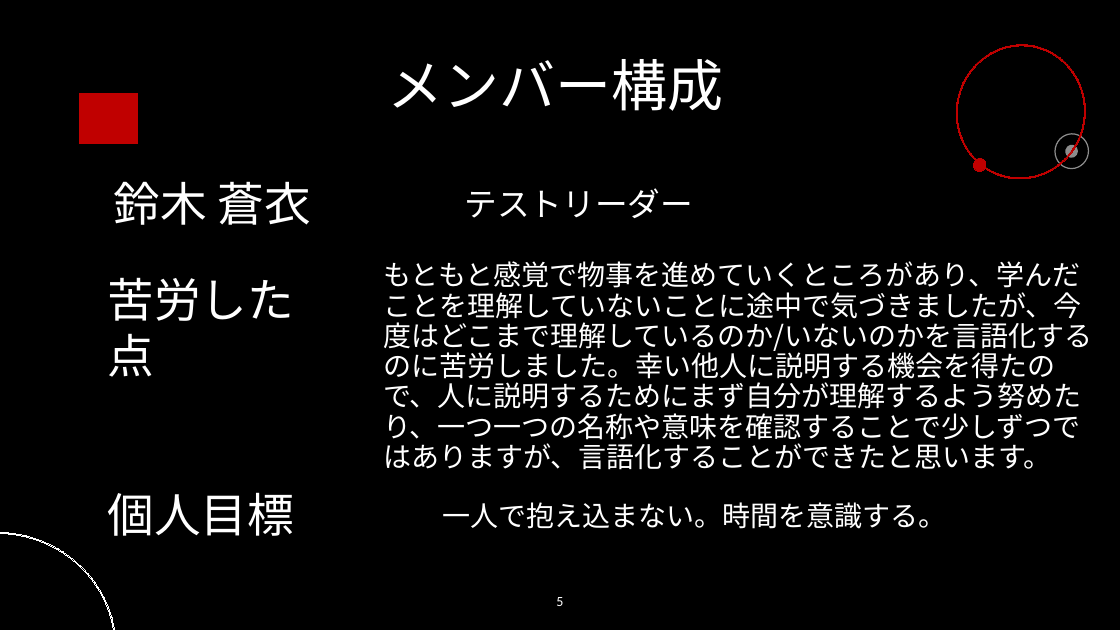
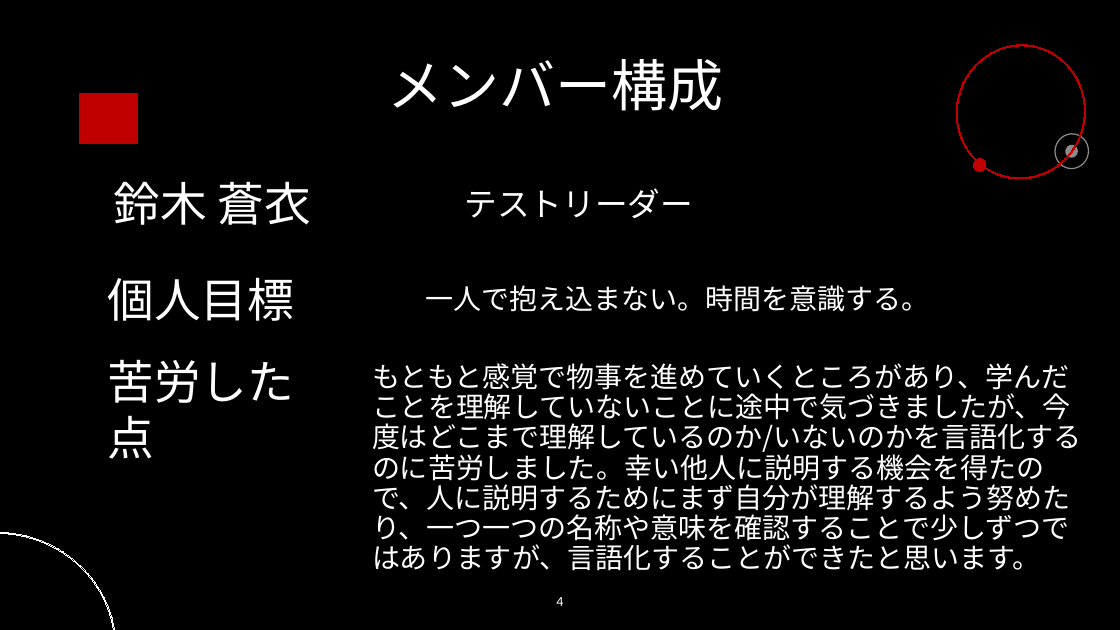
Before and after one commit to 2022java42-student022/document, a slide deck: slide 4 of 成果プレゼン資料/研修プレゼン - コピー.pptx (slide 5 before the commit). Drawn at 1120x630 pixels with LibreOffice and Linux fonts; fonts in the diff are those of the drawing; background and template pictures are left out. Boxes give left, top, right and bottom in pixels: in the first picture for what was removed or moved away, otherwise in the second. Text is boxed around its words. In the diff, an @@ line names an element or a change of style, - is before the commit and + after.

```diff
--- a/成果プレゼン資料/研修プレゼン - コピー.pptx
+++ b/成果プレゼン資料/研修プレゼン - コピー.pptx
@@ text "個人目標": place and size @@
-text "個人目標" at [107,492,294,536]
+text "個人目標" at [107,277,294,321]
@@ text "一人で抱え込まない。時間を意識する。": place and size @@
-text "一人で抱え込まない。時間を意識する。" at [442,502,946,529]
+text "一人で抱え込まない。時間を意識する。" at [426,285,930,312]
@@ text "苦労した点": place and size @@
-text "苦労した点" at [107,277,294,377]
+text "苦労した点" at [107,359,294,459]
@@ text "もともと感覚で物事を進めていくところがあり、学んだことを理解していないことに途中で気づきましたが、今度はどこまで理解して ...": place and size @@
-text "もともと感覚で物事を進めていくところがあり、学んだことを理解していないことに途中で気づきましたが、今度はどこまで理解して ..." at [383,261,1092,470]
+text "もともと感覚で物事を進めていくところがあり、学んだことを理解していないことに途中で気づきましたが、今度はどこまで理解して ..." at [372,363,1081,571]
@@ page number at [556,597,563,606]: text changed @@
-5
+4
```
Also in this commit, not shown: 7 other slides changed.
